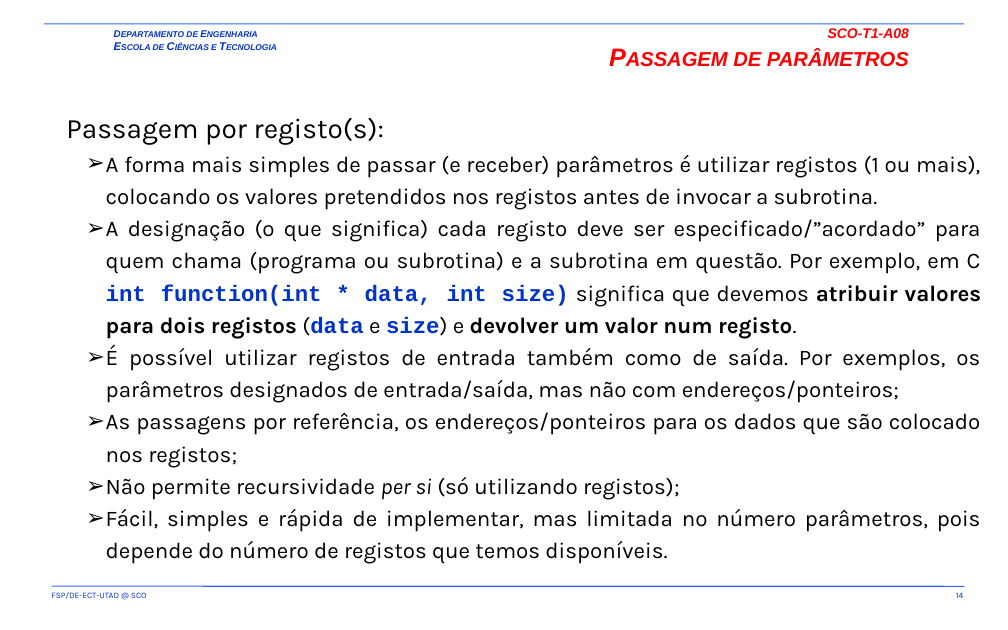
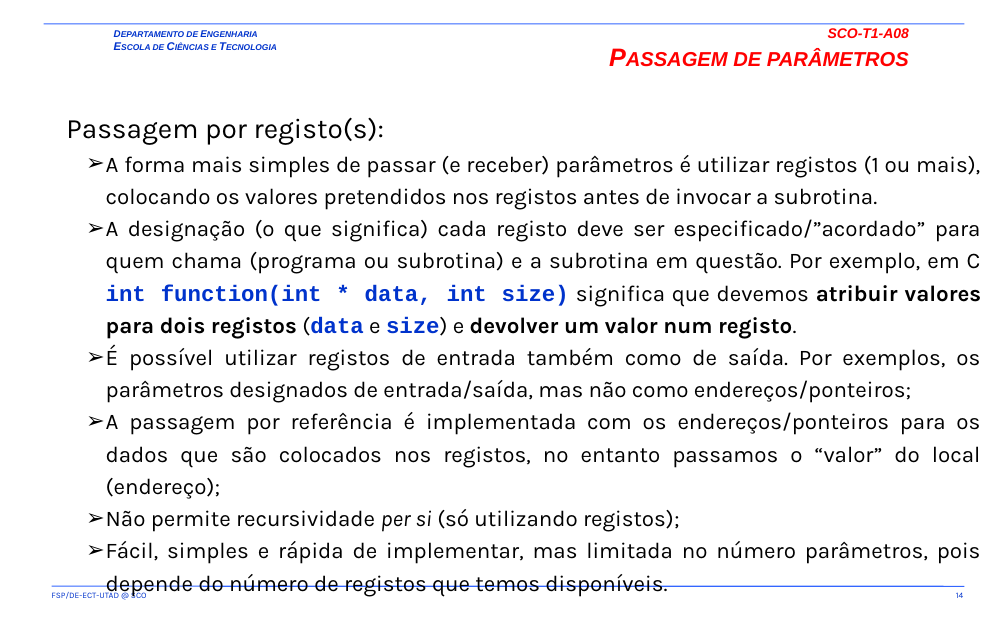
Before and after one commit to fsp864/UTAD-SCO, a slide deck: slide 14 of aulas/t/SCO-T1-A07-A08.pptx. Drawn at 1008x630 pixels with LibreOffice and Linux fonts; fonts in the diff are those of the drawing; background and template pictures are left out. Boxes give left, top, right and bottom in pixels: in the first picture for what was removed or moved away, otherwise in the second. Text is boxed around its words. In the diff, an @@ line names an element or a change of style, - is before the commit and + after.

```diff
--- a/aulas/t/SCO-T1-A07-A08.pptx
+++ b/aulas/t/SCO-T1-A07-A08.pptx
@@ text at (106,344,981,499): text changed @@
-  ➢ É possível utilizar registos de entrada também como de saída. Por exemplos, os parâmetros designados de entrada/saída, mas não com endereços/ponteiros;
-  ➢ As passagens por referência, os endereços/ponteiros para os dados que são colocado nos registos;
+  ➢ É possível utilizar registos de entrada também como de saída. Por exemplos, os parâmetros designados de entrada/saída, mas não como endereços/ponteiros;
+  ➢ A passagem por referência é implementada com os endereços/ponteiros para os dados que são colocados nos registos, no entanto passamos o “valor” do local (endereço);
```
Also in this commit, not shown: 8 other slides changed.
